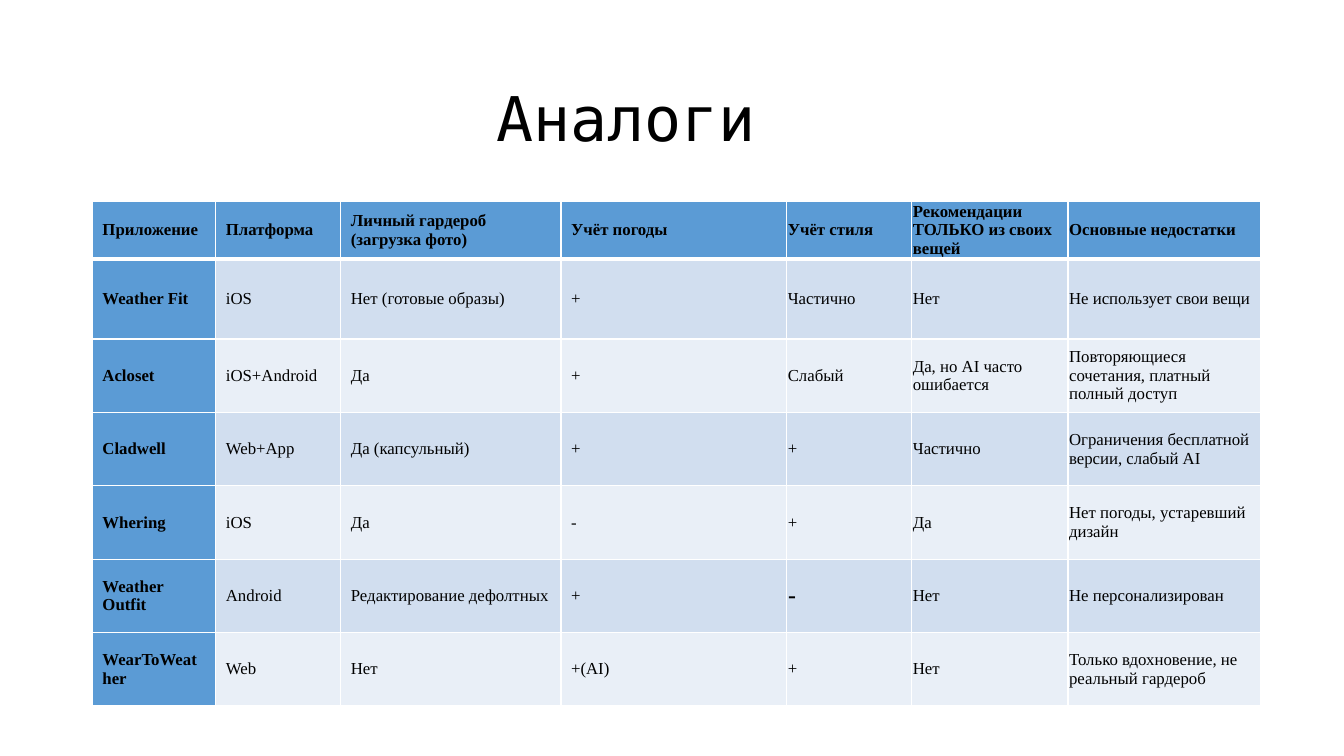
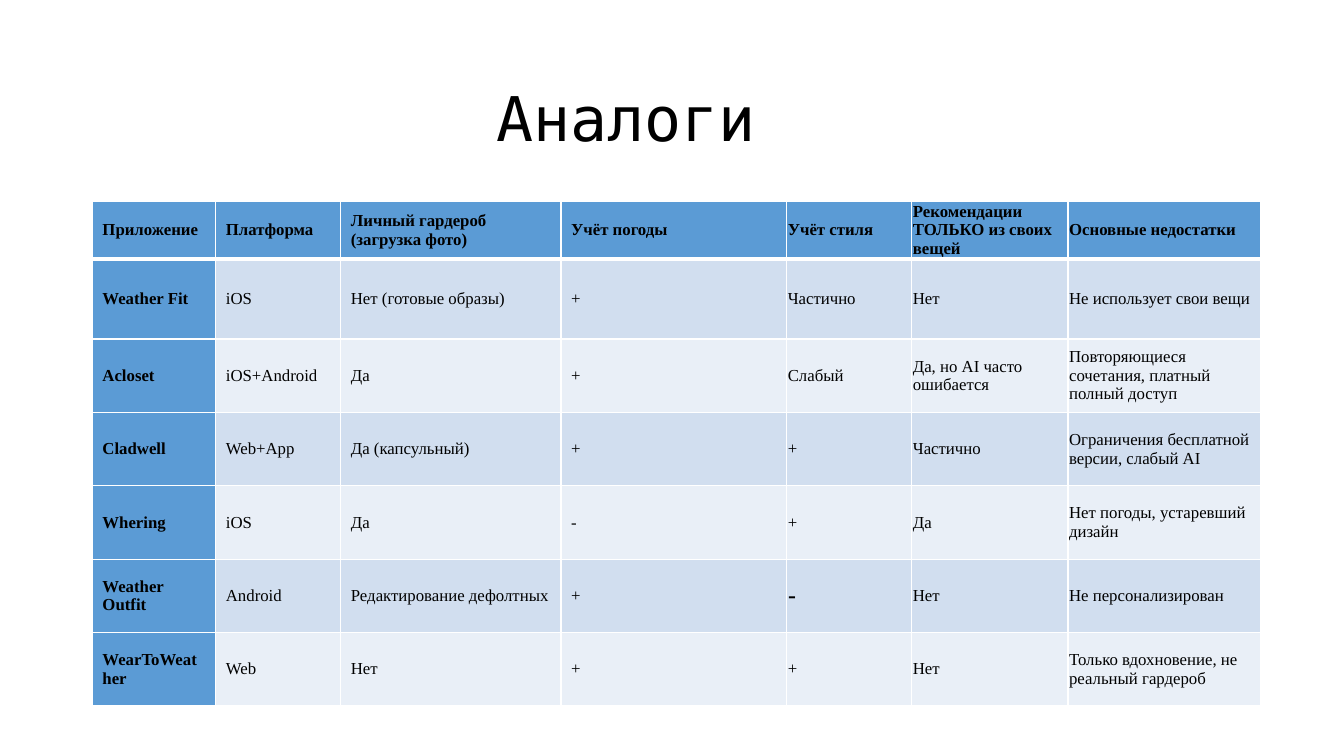
Before and after one commit to SergeyGT/WearAndShoot_Back, a slide deck: slide 8 of ДипломПрезентацияБурденюк2026.pptx. Drawn at 1344x756 pixels with LibreOffice and Linux fonts; fonts in the diff are those of the drawing. Boxes give left, top, right and bottom in pixels: in the first picture for what was removed or moved away, otherwise in the second. Text is boxed around its words. In the diff, an @@ line names an element or a change of style, - is before the commit and + after.

```diff
--- a/ДипломПрезентацияБурденюк2026.pptx
+++ b/ДипломПрезентацияБурденюк2026.pptx
@@ table at box(93, 202, 1260, 692) @@
-row 7, column 4: +(AI)
+row 7, column 4: +
```
Also in this commit, not shown: 3 other slides changed, 3 other files.
